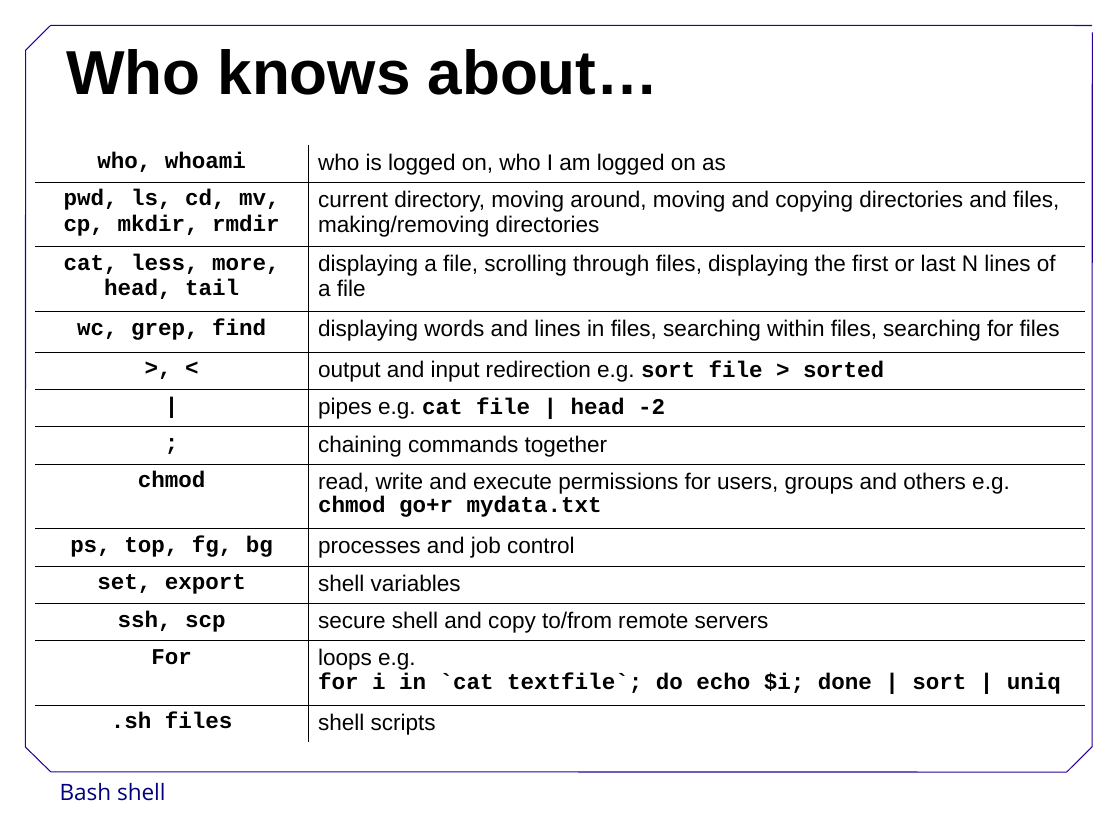
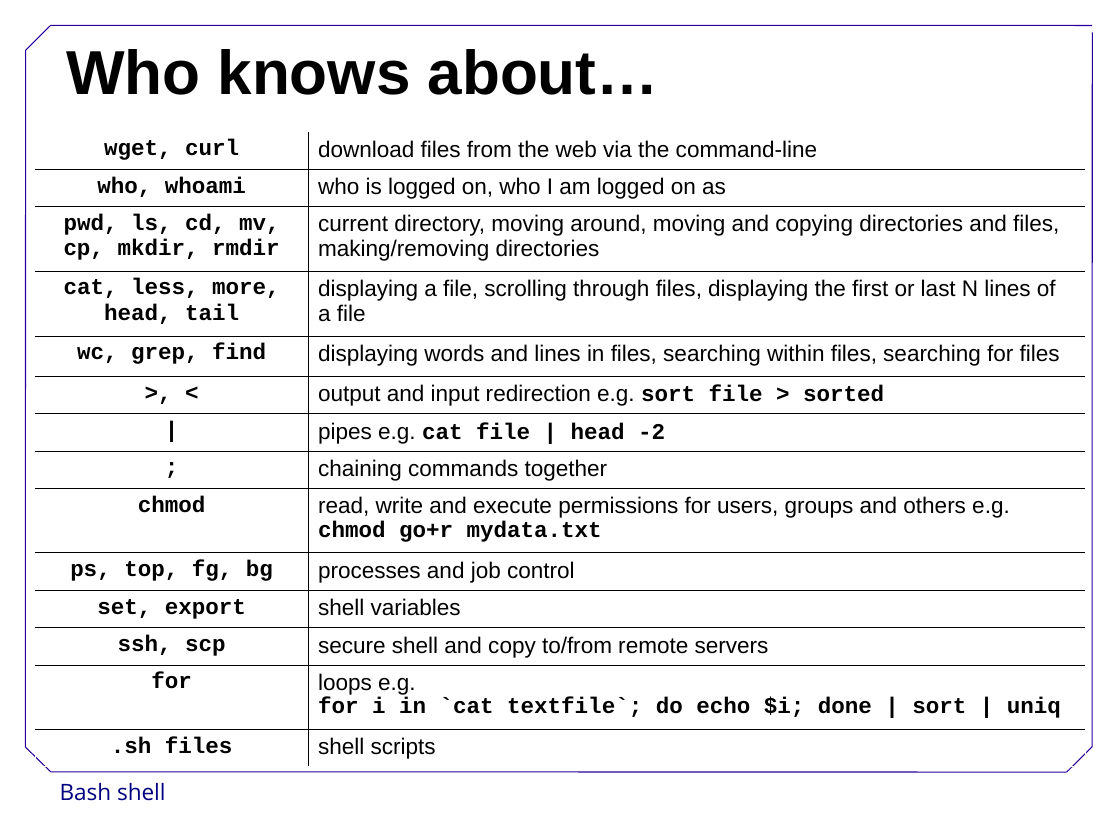
Before and after one commit to swcarpentry/DEPRECATED-boot-camps, a slide deck: slide 4 of BashShell.ppt. Drawn at 1120x840 pixels with LibreOffice and Linux fonts; fonts in the diff are those of the drawing; background and template pictures are left out. Boxes give left, top, right and bottom in pixels: in the first picture for what was removed or moved away, otherwise in the second. Text is boxed around its words. In the diff, an @@ line names an element or a change of style, - is before the commit and + after.

```diff
--- a/BashShell.ppt
+++ b/BashShell.ppt
@@ table at bbox=[36, 132, 1086, 766] @@
+row 1: wget, curl | download files from the web via the command-line
-row 13, column 1: For
+row 13, column 1: for
@@ table: place and size @@
-table at bbox=[36, 145, 1086, 743]
+table at bbox=[36, 132, 1086, 766]
```
Also in this commit, not shown: 3 other slides changed, 4 other files.
